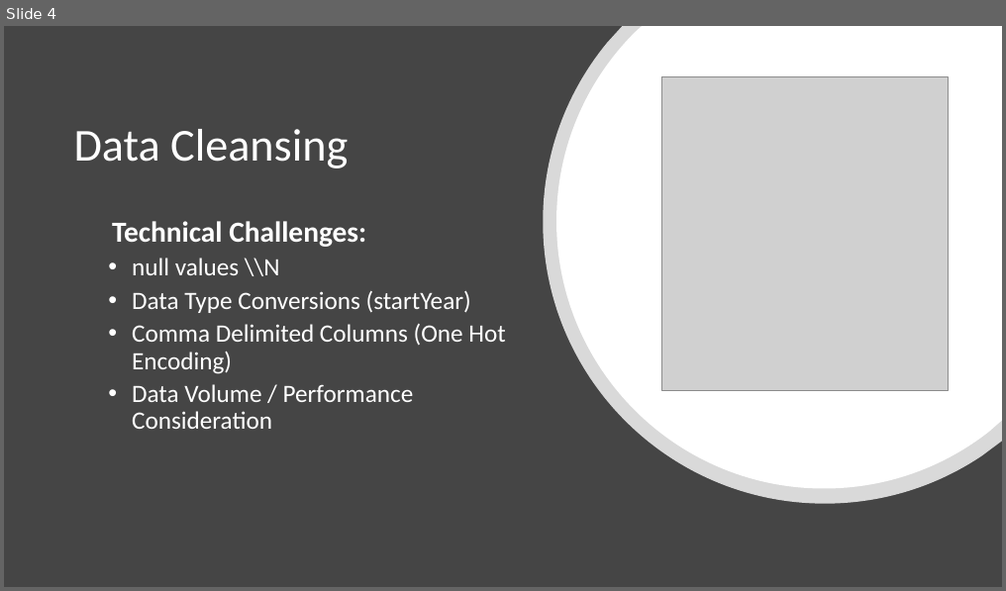
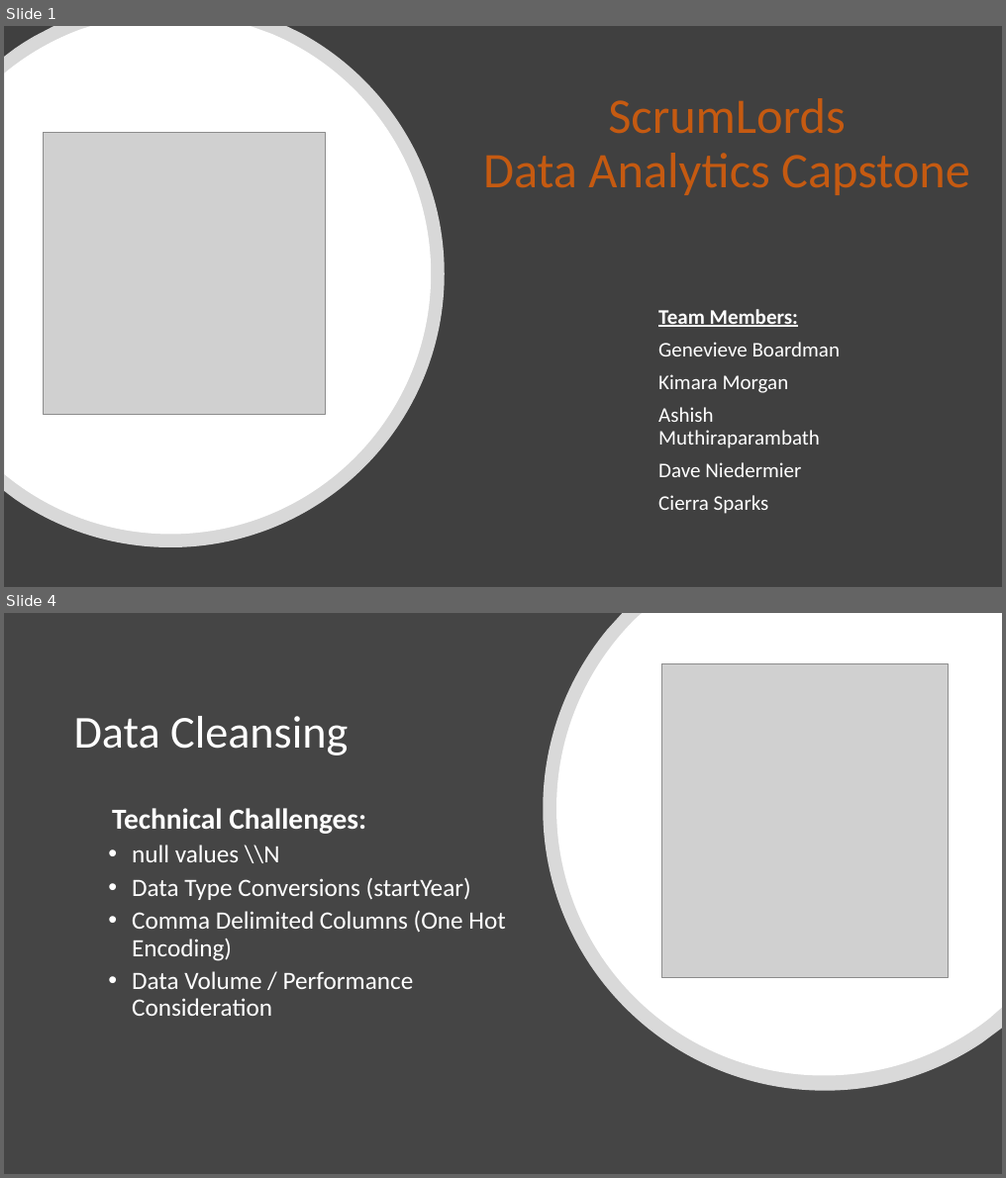
Before and after one commit to dniedermier-cscc/Scrum-Lords-Capstone-2018, a slide deck: Presentation/ScrumLords_Capstone.pptx. Shown one above the other, each under a label of ours: slide 4 before the commit, slides 1 and 4 after it; the slides between them are not shown. The pictures are 1006x591 and 1006x1178 pixels, drawn with LibreOffice and Linux fonts; fonts in the diff are those of the drawing; grey boxes stand for pictures. Boxes give left, top, right and bottom in pixels: in the first picture for what was removed or moved away, otherwise in the second. Text is boxed around its words. In the diff, an @@ line names an element or a change of style, - is before the commit and + after.

```diff
--- a/Presentation/ScrumLords_Capstone.pptx
+++ b/Presentation/ScrumLords_Capstone.pptx
@@ slide 1 added at box(4, 26, 1002, 587), background #FFFFFF @@
@@ rectangle added at box(4, 26, 1002, 587), fill #404040 @@
@@ freeform shape added at box(4, 26, 445, 548), fill #FFFFFF at 80% opacity @@
@@ freeform shape added at box(5, 26, 432, 534), fill #FFFFFF @@
@@ title added at box(483, 98, 970, 195), 48 pt, text #C55A11 @@
+ScrumLords
+Data Analytics Capstone
@@ picture added at box(44, 132, 325, 414) @@
@@ subtitle added at box(658, 309, 841, 514), 20 pt, text #FFFFFF @@
+Team Members:
+Genevieve Boardman
+Kimara Morgan
+Ashish Muthiraparambath
+Dave Niedermier
+Cierra Sparks
```
Also in this commit, not shown: 7 slides changed, 7 other slides added, 5 slides removed.
